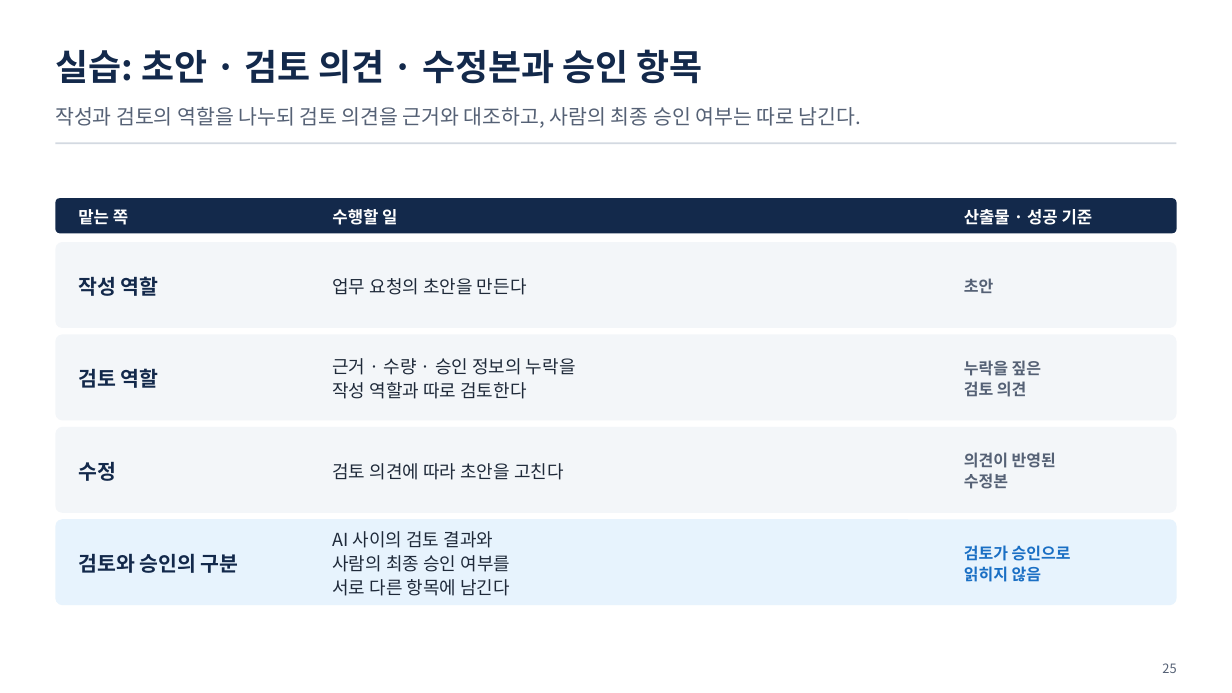
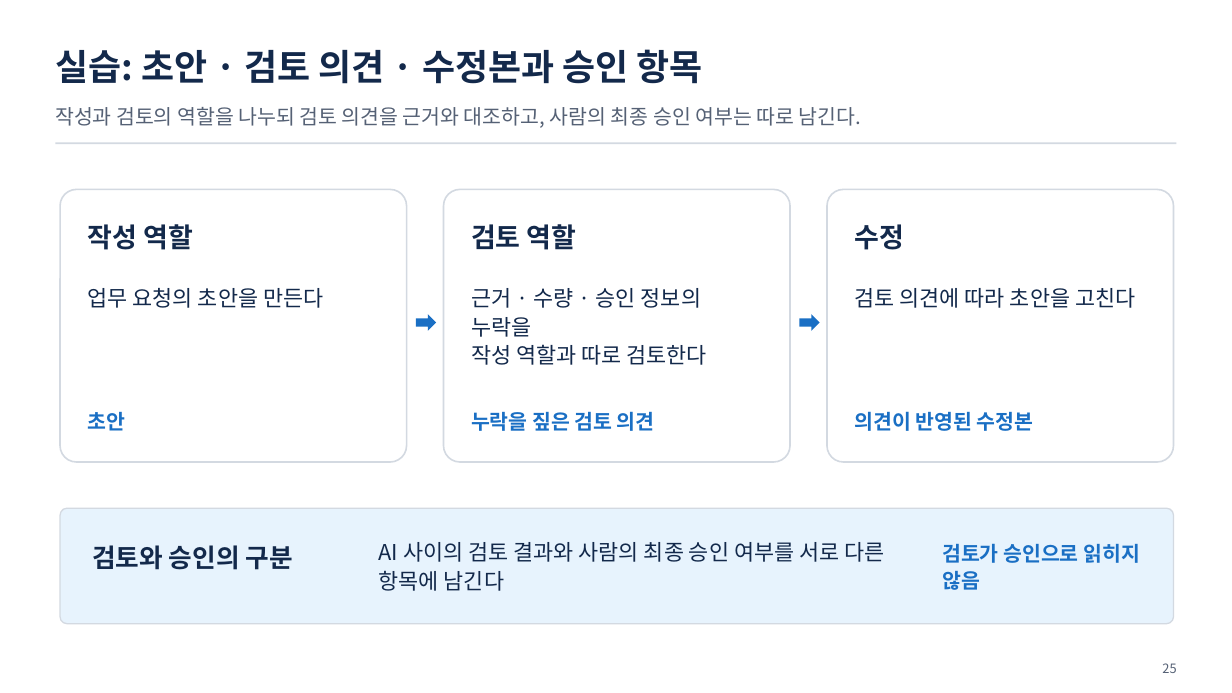
Before and after one commit to uengine-oss/hyd-iot-edu, a slide deck: slide 25 of 산출물/통합반/이론/07회차/통합반_07일차.pptx. Drawn at 1232x693 pixels with LibreOffice and Linux fonts; fonts in the diff are those of the drawing. Boxes give left, top, right and bottom in pixels: in the first picture for what was removed or moved away, otherwise in the second. Text is boxed around its words. In the diff, an @@ line names an element or a change of style, - is before the commit and + after.

Commit message:
교재 7회차 이론 덱·대본·노트 마감 및 실습 보류 구분

```diff
--- a/산출물/통합반/이론/07회차/통합반_07일차.pptx
+++ b/산출물/통합반/이론/07회차/통합반_07일차.pptx
@@ rounded rectangle: place and size @@
-rounded rectangle at bbox=[55, 198, 1177, 233]
+rounded rectangle at bbox=[60, 189, 407, 462]
@@ rounded rectangle at bbox=[60, 189, 407, 462]: fill #13294B to #FFFFFF; outline none to #D3D9E1 1.25 pt; proportions changed @@
@@ text removed at bbox=[78, 209, 128, 225] @@
-맡는 쪽
@@ text removed at bbox=[332, 209, 397, 225] @@
-수행할 일
@@ rounded rectangle added at bbox=[444, 189, 790, 462], fill #FFFFFF, outline #D3D9E1 1.25 pt @@
@@ rounded rectangle added at bbox=[827, 189, 1174, 462], fill #FFFFFF, outline #D3D9E1 1.25 pt @@
@@ text removed at bbox=[964, 209, 1093, 225] @@
-산출물 · 성공 기준
@@ text "작성 역할": place and size @@
-text "작성 역할" at bbox=[78, 276, 159, 296]
+text "작성 역할" at bbox=[88, 224, 193, 250]
@@ text "검토 역할": place and size @@
-text "검토 역할" at bbox=[78, 368, 159, 388]
+text "검토 역할" at bbox=[471, 224, 577, 250]
@@ size 16 to 21 pt; vertical alignment middle to top in 3 elements at bbox=[88, 224, 193, 250], bbox=[471, 224, 577, 250], bbox=[855, 224, 905, 250] @@
@@ text "수정": place and size @@
-text "수정" at bbox=[78, 462, 116, 481]
+text "수정" at bbox=[855, 224, 905, 250]
@@ rounded rectangle removed at bbox=[55, 242, 1177, 328] @@
@@ text "업무 요청의 초안을 만든다": place and size @@
-text "업무 요청의 초안을 만든다" at bbox=[332, 278, 527, 295]
+text "업무 요청의 초안을 만든다" at bbox=[88, 288, 323, 308]
@@ text "근거 · 수량 · 승인 ...": place and size @@
-text "근거 · 수량 · 승인 ..." at bbox=[332, 358, 576, 399]
+text "근거 · 수량 · 승인 ..." at bbox=[471, 288, 706, 365]
@@ size 14 to 17 pt, text colour #1F2A3A to #13294B; vertical alignment middle to top in 3 elements at bbox=[471, 288, 706, 365], bbox=[88, 288, 323, 308], bbox=[855, 288, 1135, 308] @@
@@ text "검토 의견에 따라 초안을 고친다": place and size @@
-text "검토 의견에 따라 초안을 고친다" at bbox=[332, 463, 564, 480]
+text "검토 의견에 따라 초안을 고친다" at bbox=[855, 288, 1135, 308]
@@ right arrow added at bbox=[416, 314, 436, 331], fill #1A6FC4 @@
@@ right arrow added at bbox=[799, 314, 820, 331], fill #1A6FC4 @@
@@ rounded rectangle removed at bbox=[55, 335, 1177, 421] @@
@@ text "초안": place and size @@
-text "초안" at bbox=[964, 278, 993, 293]
+text "초안" at bbox=[88, 412, 126, 431]
@@ text "초안" at bbox=[88, 412, 126, 431]: size 12.5 to 16 pt, text colour #556175 to #1A6FC4; vertical alignment middle to top @@
@@ vertical alignment middle to top in 4 elements at bbox=[379, 542, 884, 591], bbox=[942, 543, 1140, 590], bbox=[855, 411, 1034, 431], bbox=[471, 411, 655, 431] @@
@@ text at bbox=[471, 411, 655, 431]: text changed; size 12.5 to 16 pt; text colour #556175 to #1A6FC4 @@
-누락을 짚은
-검토 의견
+누락을 짚은 검토 의견
@@ text at bbox=[855, 411, 1034, 431]: text changed; size 12.5 to 16 pt; text colour #556175 to #1A6FC4 @@
-의견이 반영된
-수정본
+의견이 반영된 수정본
@@ rounded rectangle removed at bbox=[55, 427, 1177, 513] @@
@@ rounded rectangle: place and size @@
-rounded rectangle at bbox=[55, 519, 1177, 605]
+rounded rectangle at bbox=[60, 508, 1174, 624]
@@ rounded rectangle at bbox=[60, 508, 1174, 624]: outline none to #D3D9E1 1 pt; proportions changed @@
@@ text "검토와 승인의 구분": place and size @@
-text "검토와 승인의 구분" at bbox=[78, 553, 239, 573]
+text "검토와 승인의 구분" at bbox=[92, 545, 293, 570]
@@ text "검토와 승인의 구분" at bbox=[92, 545, 293, 570]: size 16 to 20 pt; vertical alignment middle to top @@
@@ text at bbox=[379, 542, 884, 591]: text changed; size 14 to 17 pt; text colour #1F2A3A to #13294B @@
-AI 사이의 검토 결과와
-사람의 최종 승인 여부를
-서로 다른 항목에 남긴다
+AI 사이의 검토 결과와 사람의 최종 승인 여부를 서로 다른 항목에 남긴다
@@ text at bbox=[942, 543, 1140, 590]: text changed; size 12.5 to 16 pt @@
-검토가 승인으로
-읽히지 않음
+검토가 승인으로 읽히지 않음
```
Also in this commit, not shown: 27 other files.
